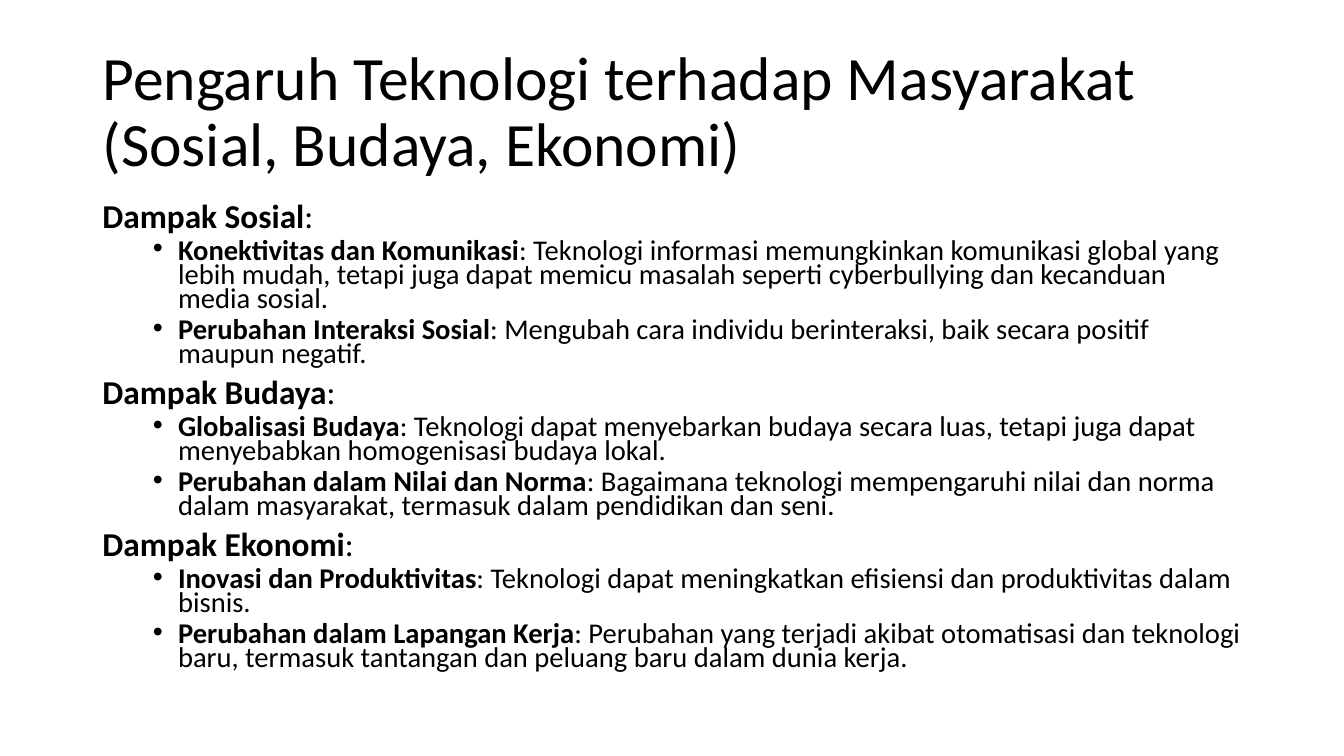
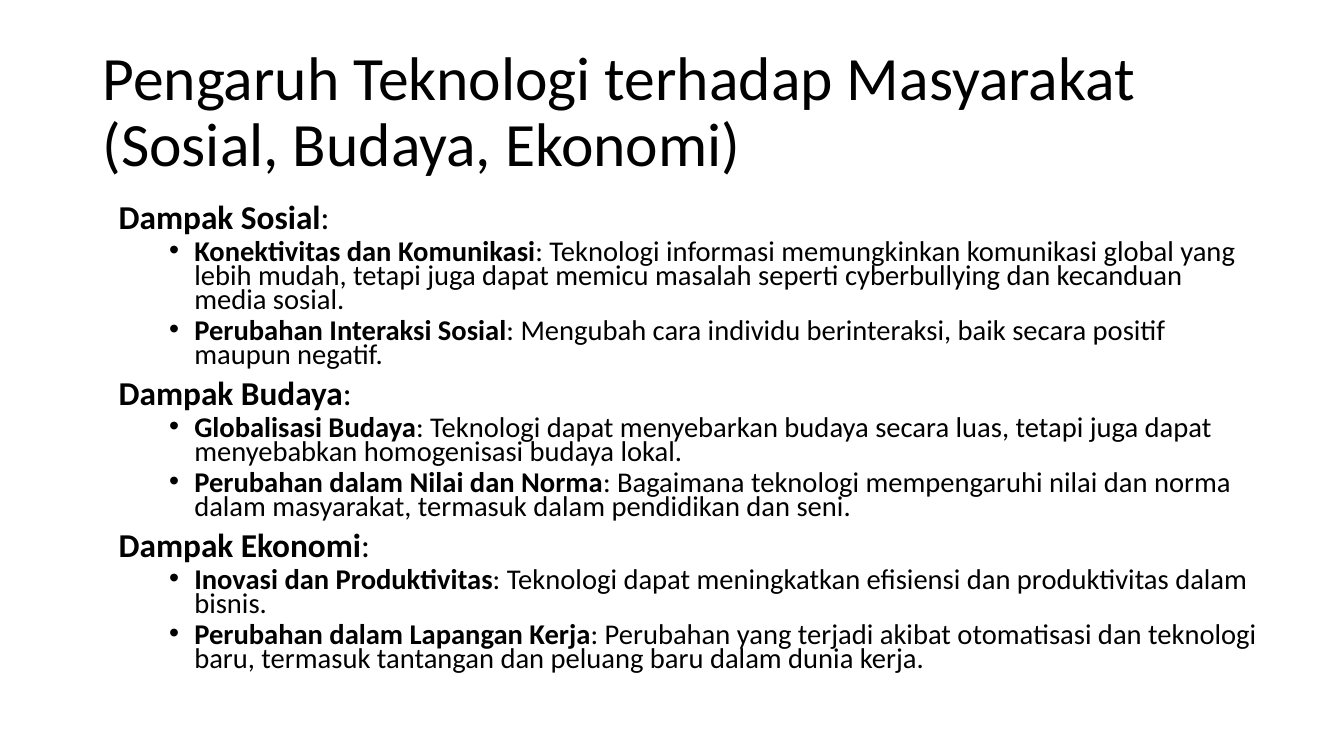
Before and after one commit to hafizirwandi/PengantarTeknologiSistemInformasi, a slide deck: slide 6 of 8. Etika dan Isu Sosial dalam Teknologi Informasi.pptx (slide 5 before the commit). Drawn at 1344x756 pixels with LibreOffice and Linux fonts; fonts in the diff are those of the drawing. Boxes give left, top, right and bottom in pixels: in the first picture for what was removed or moved away, otherwise in the second. Text is boxed around its words. In the diff, an @@ line names an element or a change of style, - is before the commit and + after.

```diff
--- a/8. Etika dan Isu Sosial dalam Teknologi Informasi.pptx
+++ b/8. Etika dan Isu Sosial dalam Teknologi Informasi.pptx
@@ text "Dampak Sosial:": place and size @@
-text "Dampak Sosial:" at (102, 204, 1240, 672)
+text "Dampak Sosial:" at (119, 205, 1256, 673)
```
Also in this commit, not shown: 2 other slides changed, 7 slides added, 1 slide removed, 6 other files.
